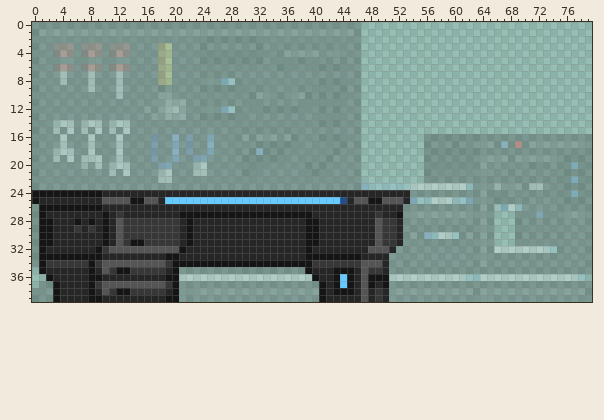
Pixel-art file, stored at objects/knightfall/crafting/knightfall_weaponscraftingstation/knightfall_weaponscraftingstation.ase. Above: the version before the commit.
80x40 pixels, 1 frame. Colours within 5 levels of each other are drawn and written as one.
New version:
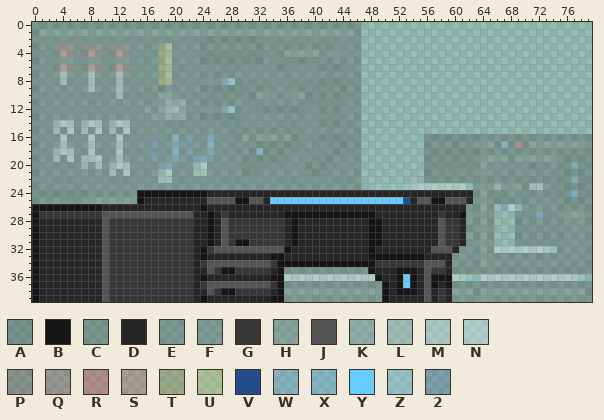
Palette (. is transparent): A #15151540  B #151515  C #26262640  D #262626  E #2e2e2e40  F #37373740  G #373737  H #55555540  J #555555  K #80808040  L #b6b6b640  M #e6e6e640  N #ffffff40  P #60111940  Q #93262540  R #fb000040  S #d93a3a40  T #a46e0640  U #e2c34440  V #244d8b  W #5588d440  X #4d9be640  Y #66ccff  Z #96cbe740  2 #34449540
Change:
layer "Furnace" added
Changed rows in their new state; - is an unchanged pixel.
Layers "Furnace", "Main":
first column x 0:
24 AAAAAAAACCCCCCCBBBBBBBBBB-----------------------------DDDDDDDDD
25 AFFFFAFFHHHHHHH-DD-DDDDDDJJJJBBJJD----------YYYYYYYYYVDJJBBJJJD
26 B-----------------------B----------------------------DDDDDDDDD-
27 BGGGGGGGGGJJJJJJJJJJJJJDD-DGDDDDDDDD----BBBBBBBBBD--DDDDDDGDDB-
28 BDD---D-D-JGG--------GG--B-JGGGGGGGG-B-DD-------BBDD-DDDDDJGGD-
29 BDD---D-D-JGG--------GG--B-JGGGGGGGG-B-DD-------BBDD-DDDDDJGGD-
30 BDD-------JGG--------GG--B-JGGGGGGGG-B-DD-------BBDD-DDDDDJGGD-
31 BDD-------JGG-GG-----GG--B-JGBBGGGGG-B-DD-------BBDD-DDDDDJGGD-
32 BD-------DJGGGGGGGGGGGG-BGJJJJJJJJJJB--D--------BDD-DDDDDJJJD--
33 BDDDDDDDDDJGGGGGGGGGGGG-B---------BB---DDDDDDDD-BBBBBBBBDDDD---
34 BDDDDDDDDD-GGGGGGGG-GGGDGJJJJJJJJJG-----BBBBBBBBBGGGGGGGJJJD---
35 BD------D---GG-----GGGGDDJGBBGGGGGDB---CCCCCCCCCBD-DBBBDJGGD---
36 BDD-----DDJGGGGGGGGGGGGDBDDDDDDDDDBB----NNNNNNNNN-DDBYBDJBBB---
37 BDDD----DD-GGGGGGGG-GGGDGJJJJJJJJJGB-----CCCCCCCCC-DBYBDJBDB---
38 BDDD----D---GG-----GGGGDDJGBBGGGGGDB-----HHHHHHHHHBDBBBDJDGD---
39 BDDD----DDJGGGGGGGGGGGGDBDDDDDDDDDBB-----FFFFFFFFFBDDDDDJDGD---
Changed places in both pictures, as pixel boxes (x1, y1, x2, y2):
changed: (32, 190, 473, 302)
